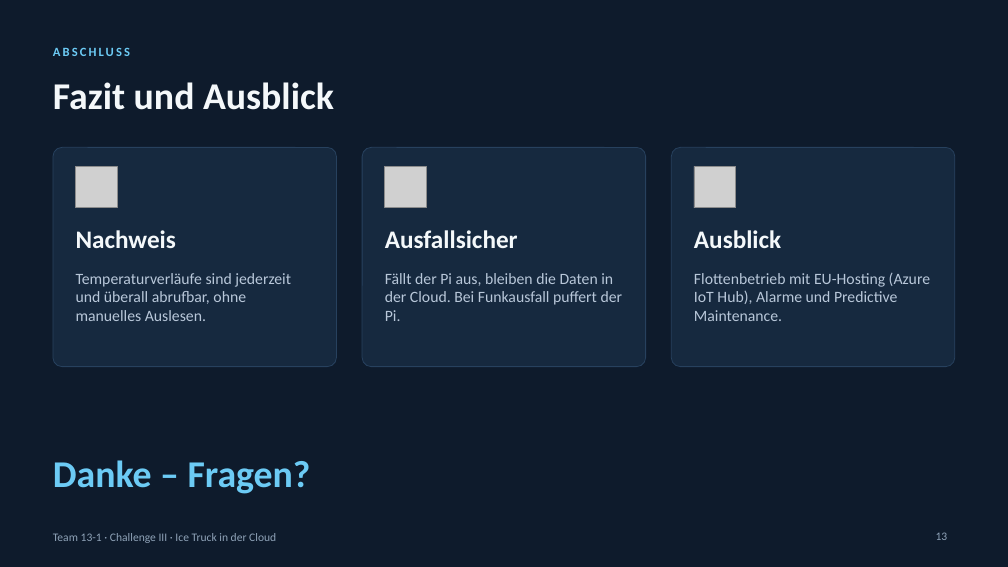
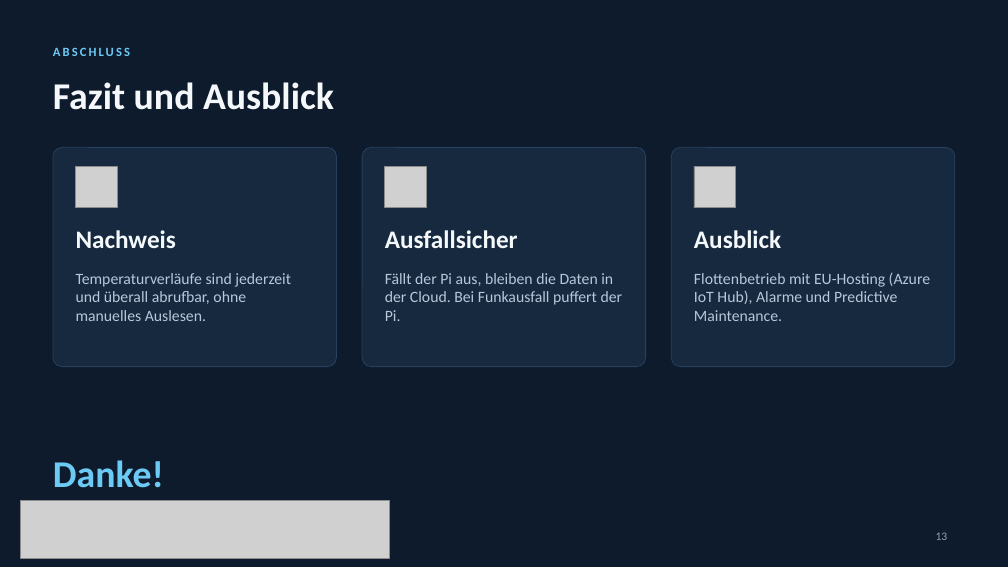
Before and after one commit to 47Felix/RasberryPI-Team-13, a slide deck: slide 13 of Challenge-III-Ice-Truck-Cloud/Praesentation/ice-truck-in-der-cloud.pptx. Drawn at 1008x567 pixels with LibreOffice and Linux fonts; fonts in the diff are those of the drawing; grey boxes stand for pictures. Boxes give left, top, right and bottom in pixels: in the first picture for what was removed or moved away, otherwise in the second. Text is boxed around its words. In the diff, an @@ line names an element or a change of style, - is before the commit and + after.

```diff
--- a/Challenge-III-Ice-Truck-Cloud/Praesentation/ice-truck-in-der-cloud.pptx
+++ b/Challenge-III-Ice-Truck-Cloud/Praesentation/ice-truck-in-der-cloud.pptx
@@ text at <box>53,460,164,488</box>: text changed @@
-Danke – Fragen?
+Danke!
@@ picture added at <box>20,501,390,558</box> @@
@@ text removed at <box>53,533,276,543</box> @@
-Team 13-1 · Challenge III · Ice Truck in der Cloud
```
Also in this commit, not shown: 12 other slides changed.
